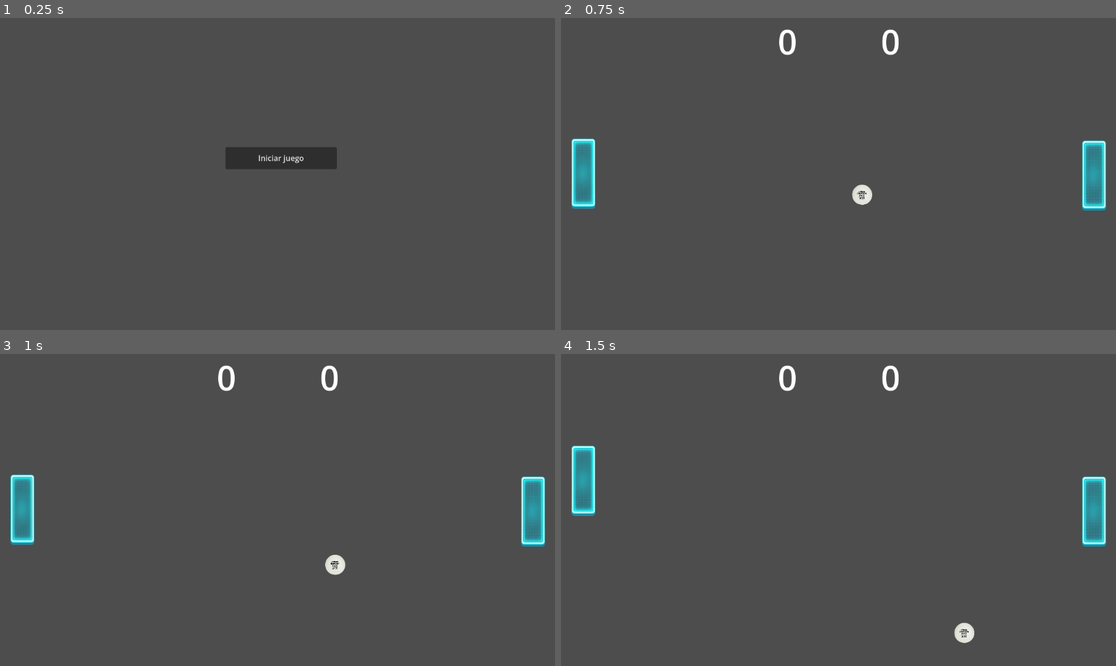
Above: before the commit, frames 1-4 (two rows, left to right).
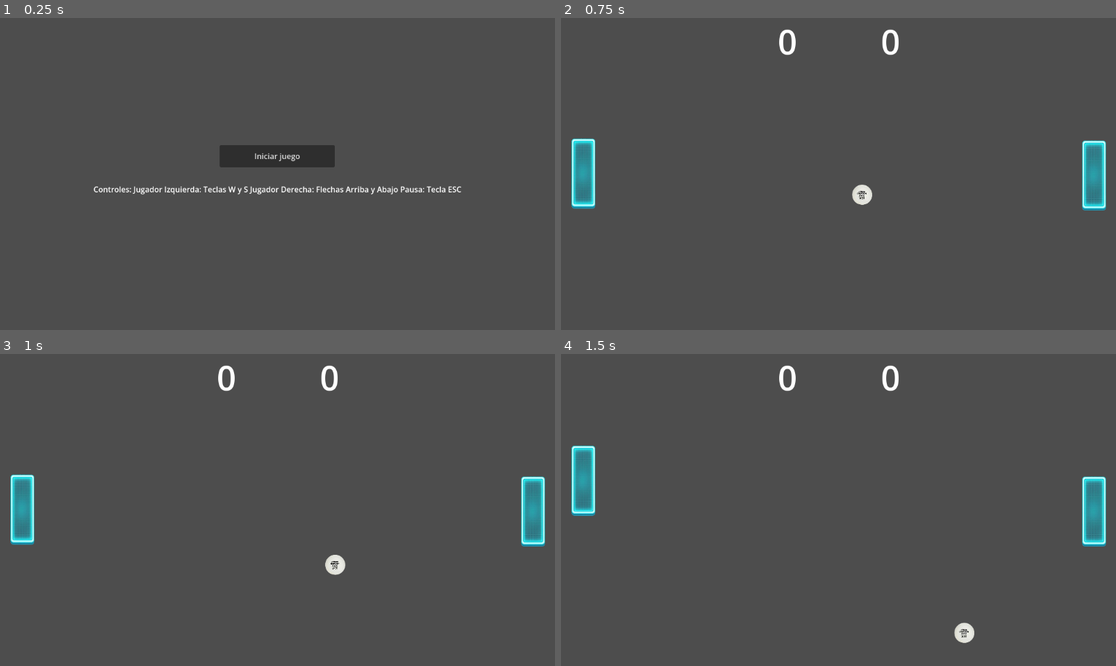
Above: after the commit, the same moments.

Repository: SOrtiz1967/Pong-Ortiz-2026
Game: Godot game, scene res://menu_inicial.tscn
Two runs of this game, one before a commit and one after it. Both use one fixed random seed, a clock stepped at 60 frames per second and the inputs below.
Inputs:
- Up to frame 1 (0.25 s): no input
- Up to frame 2 (0.75 s): click "Iniciar juego" at 0.5 s
- Up to frame 3 (1 s): no input
- Up to frame 4 (1.5 s): hold W (arriba1) from 1.28 s (still down)

The runs differ from the first frame. In frame 1, 1.1% of the frame differs, in the area x 16-84%, y 40-57%; in frame 2, nothing differs; in frame 3, nothing differs; in frame 4, nothing differs.

Commit message:
indicaciones al usuario y commit final

Diff:
--- a/-pong/juego/menu_pausa.gd
+++ b/-pong/juego/menu_pausa.gd
@@ -16,7 +16,7 @@
 		activar_pausa()
 
 func activar_pausa() -> void:
-	# Invertir el estado para poder pausar y despausar
+	# Invertir el estado para poder pausar y despausars
 	get_tree().paused = !get_tree().paused
 
 
--- a/-pong/menu_inicial.tscn
+++ b/-pong/menu_inicial.tscn
@@ -13,10 +13,19 @@
 
 [node name="Button" type="Button" parent="." unique_id=1162092524]
 layout_mode = 0
-offset_left = 468.0
-offset_top = 268.0
-offset_right = 699.0
-offset_bottom = 314.0
+offset_left = 456.0
+offset_top = 264.0
+offset_right = 695.0
+offset_bottom = 310.0
 text = "Iniciar juego"
 
+[node name="Label" type="Label" parent="." unique_id=1916765079]
+layout_mode = 0
+offset_top = 344.0
+offset_right = 1152.0
+offset_bottom = 432.0
+theme_override_font_sizes/font_size = 16
+text = "Controles: Jugador Izquierda: Teclas W y S Jugador Derecha: Flechas Arriba y Abajo Pausa: Tecla ESC"
+horizontal_alignment = 1
+
 [connection signal="pressed" from="Button" to="." method="_on_button_pressed"]
